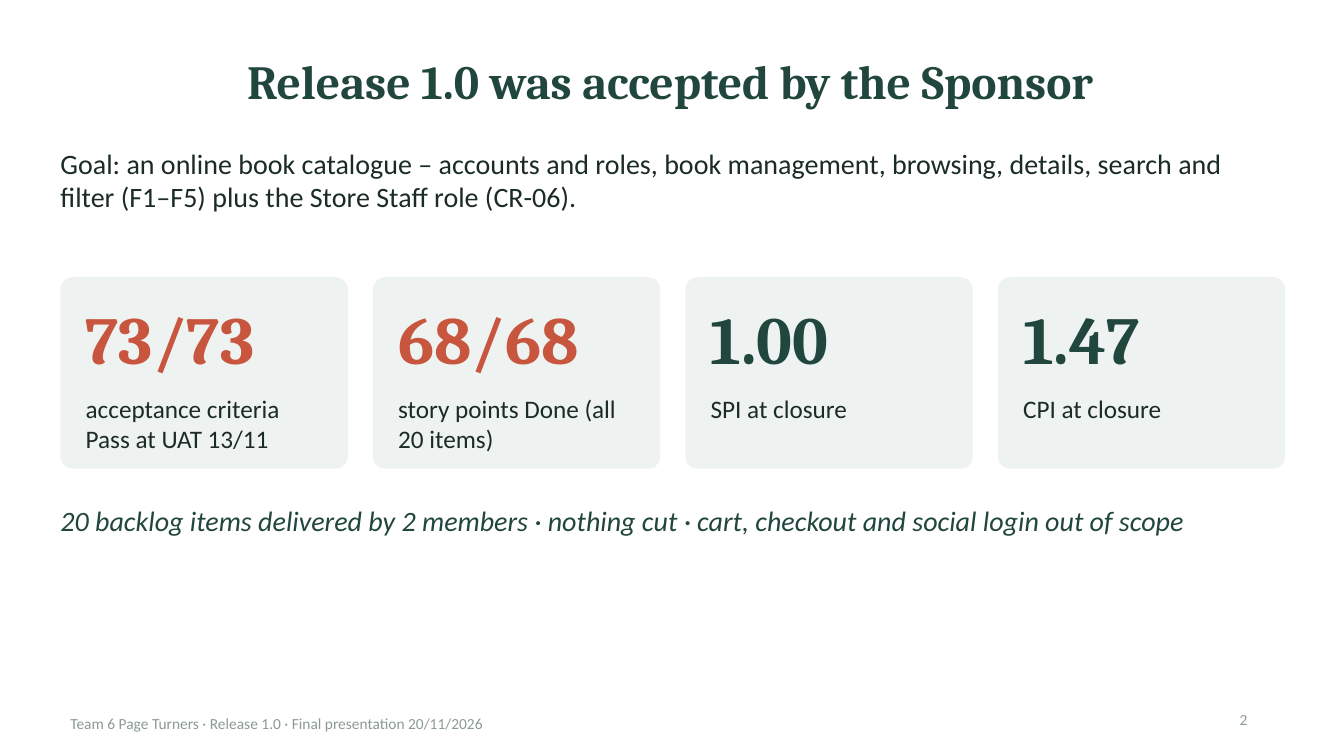
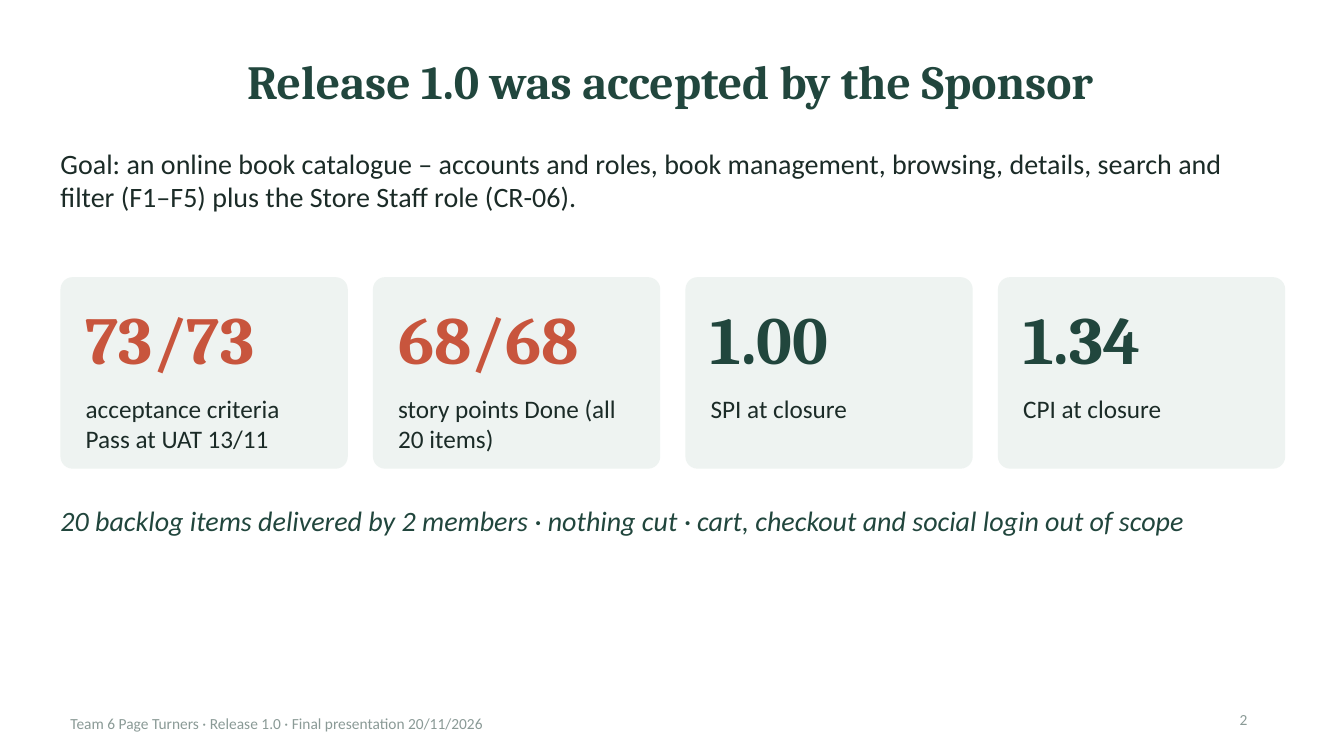
Before and after one commit to Tdat10052499/E-Commercial-Book-Store, a slide deck: slide 2 of deliverables/Final/HK261_SPM_FP_Team6_c6_Slides.pptx. Drawn at 1344x756 pixels with LibreOffice and Linux fonts; fonts in the diff are those of the drawing. Boxes give left, top, right and bottom in pixels: in the first picture for what was removed or moved away, otherwise in the second. Text is boxed around its words. In the diff, an @@ line names an element or a change of style, - is before the commit and + after.

```diff
--- a/deliverables/Final/HK261_SPM_FP_Team6_c6_Slides.pptx
+++ b/deliverables/Final/HK261_SPM_FP_Team6_c6_Slides.pptx
@@ text at [1023, 318, 1141, 365]: text changed @@
-1.47
+1.34
```
Also in this commit, not shown: 2 other slides changed, 12 other files.
